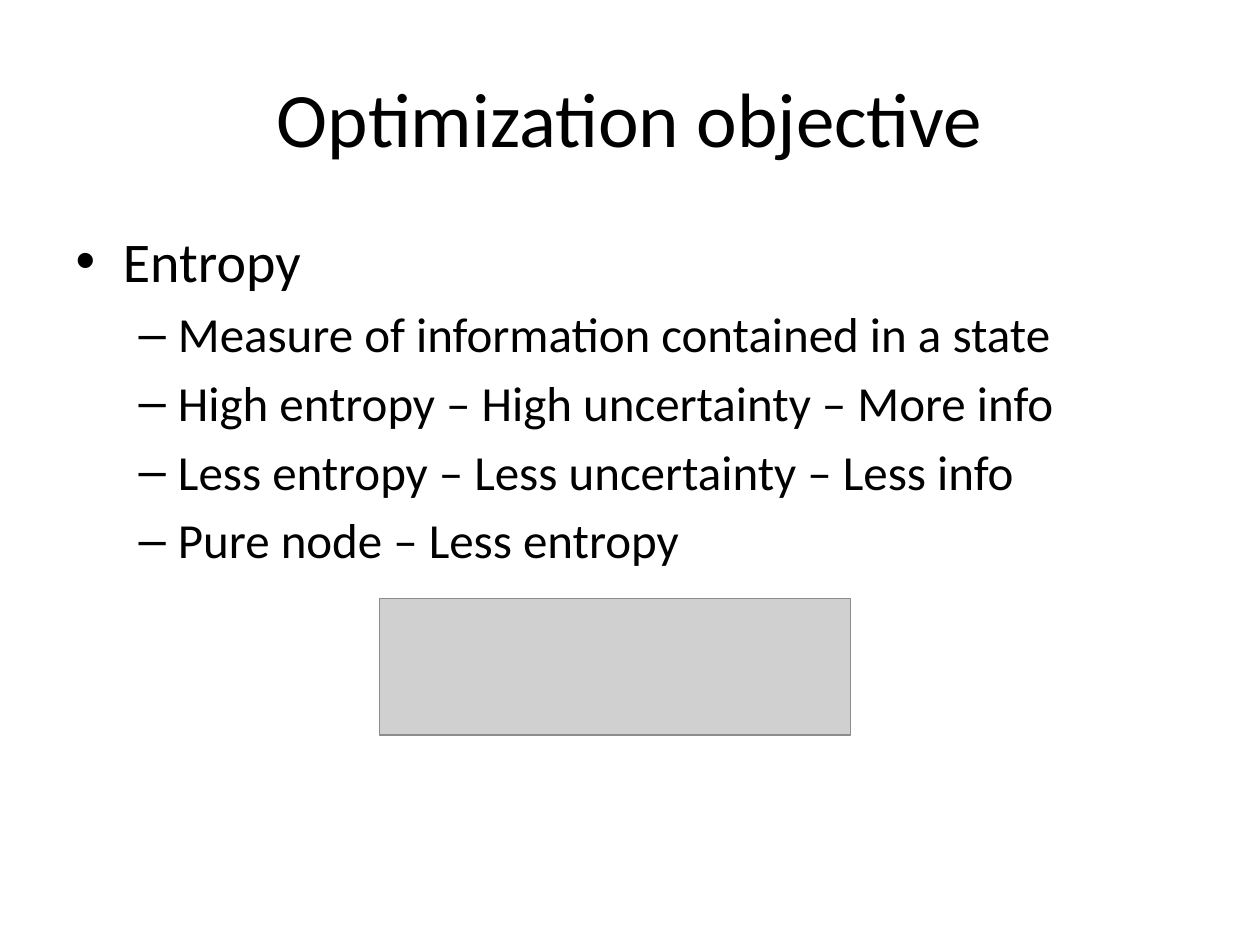
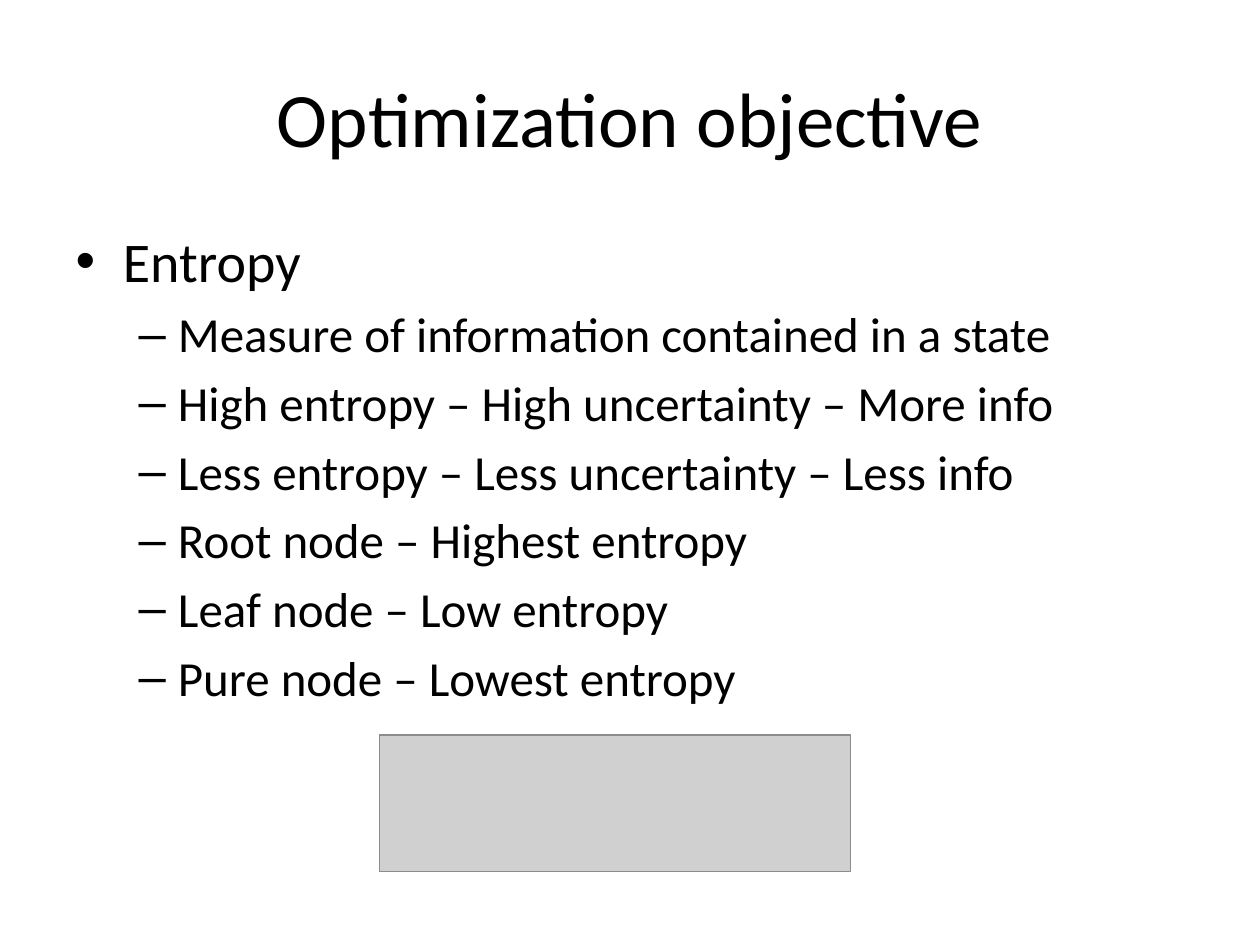
Before and after one commit to look4pritam/ArtificialIntelligence, a slide deck: slide 6 of MachineLearning/DecisionTree.pptx (slide 5 before the commit). Drawn at 1260x945 pixels with LibreOffice and Linux fonts; fonts in the diff are those of the drawing; grey boxes stand for pictures. Boxes give left, top, right and bottom in pixels: in the first picture for what was removed or moved away, otherwise in the second. Text is boxed around its words. In the diff, an @@ line names an element or a change of style, - is before the commit and + after.

```diff
--- a/MachineLearning/DecisionTree.pptx
+++ b/MachineLearning/DecisionTree.pptx
@@ text at [178,524,747,704]: text changed @@
-  – Pure node – Less entropy
+  – Root node – Highest entropy
+  – Leaf node – Low entropy
+  – Pure node – Lowest entropy
@@ picture removed at [379,598,850,735] @@
@@ picture added at [379,735,850,871] @@
```
Also in this commit, not shown: 1 slide added.
